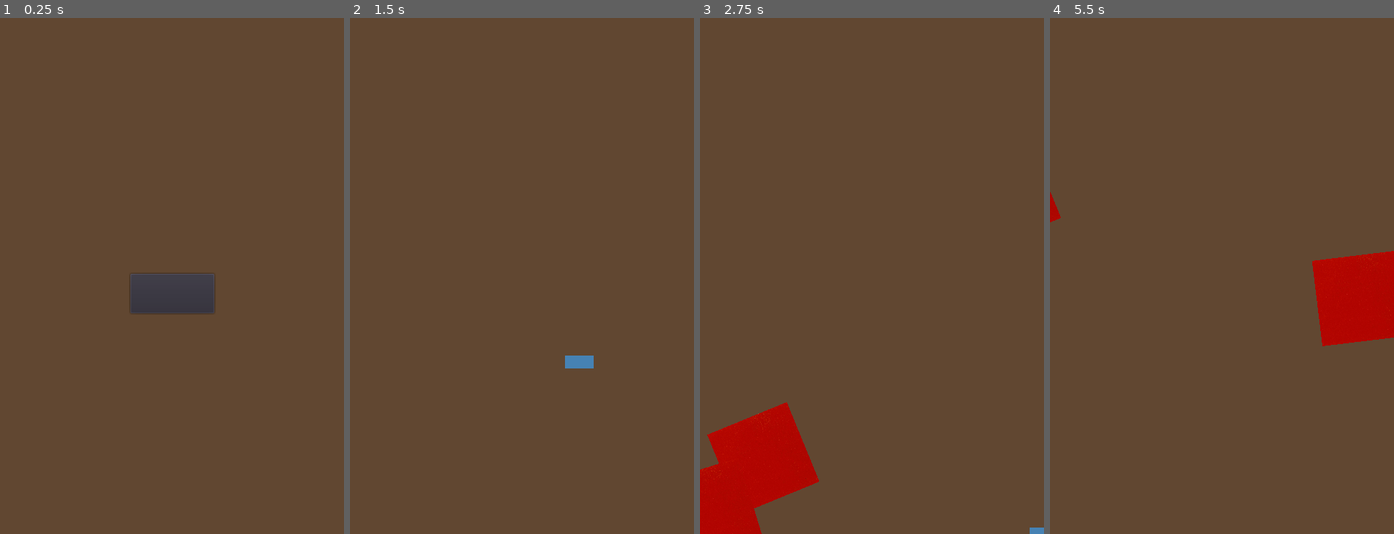
Above: before the commit, frames 1-4 (left to right).
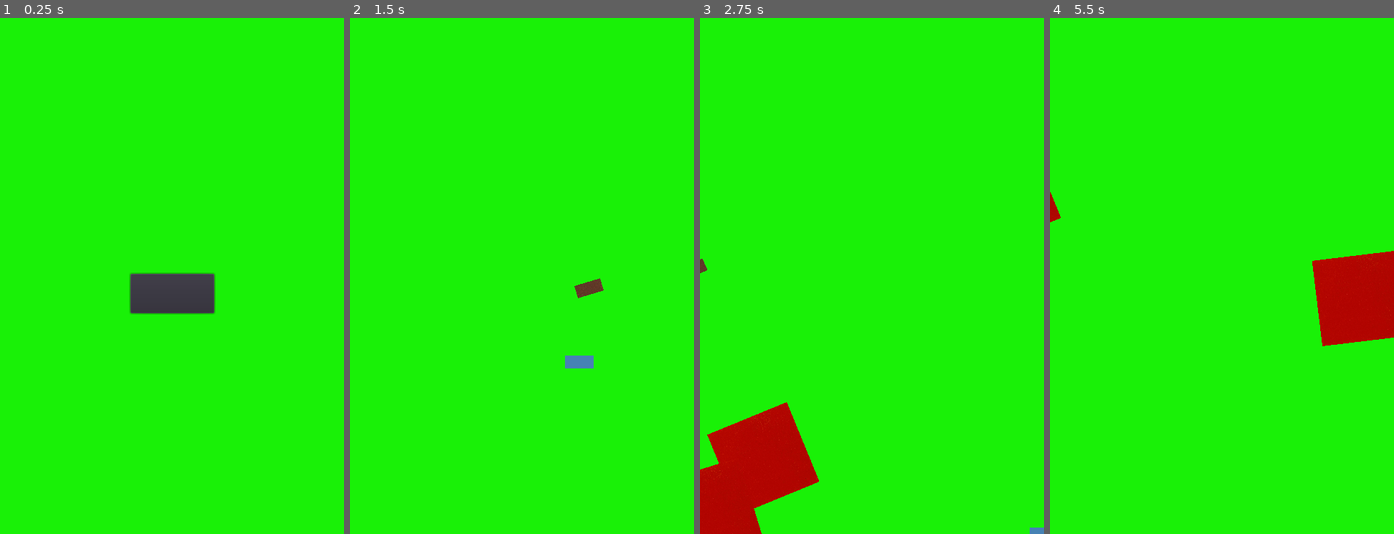
Above: after the commit, the same moments.

Repository: nygren23/2DGame_Squirrel
Game: Godot game, scene res://Main.tscn
Two runs of this game, one before a commit and one after it. Both use one fixed random seed, a clock stepped at 60 frames per second and the inputs below.
Inputs (mouse positions are in pixels of both pictures, inside the frame that each line leads up to):
- Up to frame 1 (0.25 s): no input
- Up to frame 2 (1.5 s): click "Start" at 0.5 s; tap Enter at 1.25 s; move the mouse to (597, 250) at 1.27 s; hold D (move_right) from 1.28 s (still down); click (597, 250) at 1.35 s
- Up to frame 3 (2.75 s): move the mouse to (803, 301) at 2.02 s; release D (move_right) at 2.03 s; hold S (move_down) from 2.03 s (still down); click (803, 301) at 2.1 s
- Up to frame 4 (5.5 s): move the mouse to (1256, 162) at 2.77 s; release S (move_down) at 2.78 s; hold D (move_right) 2.78-3.53 s; click (1256, 162) at 2.85 s; move the mouse to (1204, 379) at 3.52 s; hold W (move_up) 3.53-4.28 s; click (1204, 379) at 3.6 s; move the mouse to (1325, 353) at 4.27 s; hold A (move_left) from 4.28 s (still down); click (1325, 353) at 4.35 s; move the mouse to (1118, 198) at 5.02 s; click (1118, 198) at 5.1 s

The runs differ from the first frame. In frame 1, 98% of the frame differs, in the area x 0-100%, y 0-100%; in frame 2, 100%; in frame 3, 94%; in frame 4, 96%.

Commit message:
The player can now shoot projectiles that kill enemies that spawn. The bullets right now kill in one shot

Diff:
--- /dev/null
+++ b/Bullet.gd
@@ -0,0 +1,38 @@
+extends Area2D
+# stop here
+var xdire = 0
+var ydire = 0
+var speed = 900
+var direction = Vector2.ZERO
+var shot = false
+
+func _ready():
+	look_at(get_global_mouse_position())
+
+func _process(delta):
+
+
+	if (!shot):
+
+		var target = get_viewport().get_mouse_position()
+		xdire = target.x-position.x
+		ydire = target.y-position.y
+
+	shot = true
+
+	direction.x += xdire
+	direction.y += ydire
+	if direction.length() > 1:
+		direction = direction.normalized()
+	position += direction * speed * delta
+
+
+
+
+
+
+
+
+func _on_Bullet_area_entered(area):
+	print("Target Shot _on_Bullet_area_entered")
+	queue_free()
--- /dev/null
+++ b/Bullet.tscn
@@ -0,0 +1,34 @@
+[gd_scene load_steps=5 format=2]
+
+[ext_resource path="res://images/bulllet_prototype.png" type="Texture" id=1]
+[ext_resource path="res://Bullet.gd" type="Script" id=2]
+
+[sub_resource type="SpriteFrames" id=1]
+animations = [ {
+"frames": [ ExtResource( 1 ) ],
+"loop": true,
+"name": "LaunchAnimation",
+"speed": 5.0
+} ]
+
+[sub_resource type="RectangleShape2D" id=2]
+extents = Vector2( 18.5, 9 )
+
+[node name="Bullet" type="Area2D" groups=["bullets"]]
+position = Vector2( 223, 361 )
+collision_layer = 8
+collision_mask = 4
+script = ExtResource( 2 )
+
+[node name="AnimatedSprite" type="AnimatedSprite" parent="."]
+scale = Vector2( 0.0625, 0.0295833 )
+frames = SubResource( 1 )
+animation = "LaunchAnimation"
+
+[node name="CollisionShape2D" type="CollisionShape2D" parent="."]
+shape = SubResource( 2 )
+
+[connection signal="area_entered" from="." to="." method="_on_Bullet_area_entered"]
+[connection signal="area_shape_entered" from="." to="." method="_on_Bullet_area_shape_entered"]
+[connection signal="body_entered" from="." to="." method="_on_Bullet_body_entered"]
+[connection signal="body_shape_entered" from="." to="." method="_on_Bullet_body_shape_entered"]
--- a/Main.gd
+++ b/Main.gd
@@ -1,6 +1,9 @@
 extends Node
 
 export (PackedScene) var mob_scene
+export (PackedScene) var bullet
+
+
 var score = 0
 
 func _ready():
@@ -12,6 +15,7 @@
 
 	get_tree().call_group("mobs", "queue_free")
 	$Player.start($StartPosition.position)
+
 
 	$StartTimer.start()
 	$Music.play()
@@ -29,6 +33,8 @@
 	$HUD.show_game_over()
 	$Music.stop()
 	$DeathSound.play()
+
+	$Player.setGameStart()
 
 func _on_MobTimer_timeout():
 	var mob_spawn_location = $MobPath/MobSpawnLocation
@@ -51,3 +57,6 @@
 func _on_ScoreTimer_timeout():
 	score += 1
 	$HUD.update_score(score)
+
+#func _spawn_bullet():
+	#add_child(mob)
--- a/Main.tscn
+++ b/Main.tscn
@@ -1,9 +1,10 @@
-[gd_scene load_steps=6 format=2]
+[gd_scene load_steps=7 format=2]
 
 [ext_resource path="res://Main.gd" type="Script" id=1]
 [ext_resource path="res://Mob.tscn" type="PackedScene" id=2]
 [ext_resource path="res://Player.tscn" type="PackedScene" id=3]
 [ext_resource path="res://HUD.tscn" type="PackedScene" id=4]
+[ext_resource path="res://Bullet.tscn" type="PackedScene" id=5]
 
 [sub_resource type="Curve2D" id=1]
 _data = {
@@ -13,11 +14,12 @@
 [node name="Main" type="Node"]
 script = ExtResource( 1 )
 mob_scene = ExtResource( 2 )
+bullet = ExtResource( 5 )
 
 [node name="ColorRect" type="ColorRect" parent="."]
 anchor_right = 1.0
 anchor_bottom = 1.0
-color = Color( 0.378906, 0.279046, 0.190933, 1 )
+color = Color( 0.0980392, 0.945098, 0.027451, 1 )
 
 [node name="MobPath" type="Path2D" parent="."]
 curve = SubResource( 1 )
@@ -30,6 +32,9 @@
 [node name="Player" parent="." instance=ExtResource( 3 )]
 position = Vector2( -40, 61 )
 scale = Vector2( 0.4, 0.1 )
+
+[node name="Bullet" parent="." instance=ExtResource( 5 )]
+position = Vector2( -144, 64 )
 
 [node name="HUD" parent="." instance=ExtResource( 4 )]
 
--- a/Mob.gd
+++ b/Mob.gd
@@ -9,5 +9,10 @@
 	$AnimatedSprite.animation = mob_types[randi() % mob_types.size()]
 
 
+
 func _on_VisibilityNotifier2D_screen_exited():
 	queue_free()
+
+
+func _on_hitbox_area_entered(area):
+	queue_free()
--- a/Mob.tscn
+++ b/Mob.tscn
@@ -25,11 +25,15 @@
 radius = 45.7144
 height = 25.7142
 
+[sub_resource type="RectangleShape2D" id=3]
+extents = Vector2( 60.7143, 60 )
+
 [node name="Mob" type="RigidBody2D" groups=["mobs"]]
-position = Vector2( 0, -6 )
+position = Vector2( 238, 359 )
 scale = Vector2( 0.7, 0.7 )
 collision_mask = 0
 gravity_scale = 0.0
+contact_monitor = true
 script = ExtResource( 7 )
 
 [node name="AnimatedSprite" type="AnimatedSprite" parent="."]
@@ -47,4 +51,14 @@
 scale = Vector2( 0.771429, 0.767857 )
 rect = Rect2( -50, -40, 100, 80 )
 
+[node name="hitbox" type="Area2D" parent="."]
+collision_layer = 4
+collision_mask = 10
+
+[node name="CollisionShape2D" type="CollisionShape2D" parent="hitbox"]
+position = Vector2( 0.714264, 6.10352e-05 )
+scale = Vector2( 0.999999, 0.999999 )
+shape = SubResource( 3 )
+
 [connection signal="screen_exited" from="VisibilityNotifier2D" to="." method="_on_VisibilityNotifier2D_screen_exited"]
+[connection signal="area_entered" from="hitbox" to="." method="_on_hitbox_area_entered"]
--- a/Player.gd
+++ b/Player.gd
@@ -2,8 +2,12 @@
 
 signal hit
 
+var game_start = false
+
 export var speed = 400.0
 var screen_size = Vector2.ZERO
+
+var bulletPath = preload('res://Bullet.tscn')
 
 func _ready():
 	screen_size = get_viewport_rect().size
@@ -11,6 +15,12 @@
 
 func _process(delta):
 	var direction = Vector2.ZERO
+
+
+
+	if Input.is_action_just_pressed("click") and game_start:
+
+		shoot()
 	if Input.is_action_pressed("move_right"):
 		direction.x += 1
 	if Input.is_action_pressed("move_left"):
@@ -45,9 +55,23 @@
 	position = new_position
 	show()
 	$CollisionShape2D.disabled = false
+	setGameStart()
 
 
 func _on_Player_body_entered(body):
 	hide()
 	$CollisionShape2D.set_deferred("disabled", true)
 	emit_signal("hit")
+
+func shoot():
+	var bullet = bulletPath.instance()
+	get_parent().add_child(bullet)
+	bullet.position = $Position2D.global_position
+
+
+
+func setGameStart():
+	if(game_start):
+		game_start = false
+	else:
+		game_start = true
--- a/Player.tscn
+++ b/Player.tscn
@@ -35,4 +35,7 @@
 rotation = -0.00604433
 shape = SubResource( 2 )
 
+[node name="Position2D" type="Position2D" parent="."]
+position = Vector2( 107, -7 )
+
 [connection signal="body_entered" from="." to="." method="_on_Player_body_entered"]
--- /dev/null
+++ b/bulletv2.gd
@@ -0,0 +1,21 @@
+extends Area2D
+
+var xdire = 0
+var ydire = 0
+var speed = 900
+var direction = Vector2.ZERO
+var shot = false
+
+
+func _process(delta):
+	if (!shot):
+		var target = get_viewport().get_mouse_position()
+		xdire = target.x-position.x
+		ydire = target.y-position.y
+	shot = true
+
+	direction.x += xdire
+	direction.y += ydire
+	if direction.length() > 1:
+		direction = direction.normalized()
+	position += direction * speed * delta
--- /dev/null
+++ b/bulletv2.tscn
@@ -0,0 +1,20 @@
+[gd_scene load_steps=4 format=2]
+
+[ext_resource path="res://images/bulllet_prototype.png" type="Texture" id=1]
+[ext_resource path="res://bulletv2.gd" type="Script" id=2]
+
+[sub_resource type="RectangleShape2D" id=1]
+extents = Vector2( 8, 10.5 )
+
+[node name="KinematicBody2D" type="KinematicBody2D"]
+position = Vector2( 122, 95 )
+script = ExtResource( 2 )
+
+[node name="CollisionShape2D" type="CollisionShape2D" parent="."]
+position = Vector2( 0, 0.5 )
+shape = SubResource( 1 )
+
+[node name="Sprite" type="Sprite" parent="."]
+position = Vector2( 4.76837e-07, 0.5 )
+scale = Vector2( 0.0233333, 0.0316667 )
+texture = ExtResource( 1 )
--- a/project.godot
+++ b/project.godot
@@ -46,6 +46,19 @@
 "events": [ Object(InputEventKey,"resource_local_to_scene":false,"resource_name":"","device":0,"alt":false,"shift":false,"control":false,"meta":false,"command":false,"pressed":false,"scancode":83,"physical_scancode":0,"unicode":0,"echo":false,"script":null)
  ]
 }
+click={
+"deadzone": 0.5,
+"events": [ Object(InputEventMouseButton,"resource_local_to_scene":false,"resource_name":"","device":0,"alt":false,"shift":false,"control":false,"meta":false,"command":false,"button_mask":0,"position":Vector2( 0, 0 ),"global_position":Vector2( 0, 0 ),"factor":1.0,"button_index":1,"pressed":false,"doubleclick":false,"script":null)
+ ]
+}
+
+[layer_names]
+
+2d_physics/layer_1="Enviroment"
+2d_physics/layer_2="Player"
+2d_physics/layer_3="Enemy"
+2d_physics/layer_4="Projectile"
+2d_physics/layer_5="Bonus"
 
 [physics]
 
Not shown: 1 places in Mob.tscn that only renumber resources
Binary file added: images/bulllet_prototype.png
Not shown, added: images/bulllet_prototype.png.import
Not shown, added: .DS_Store
